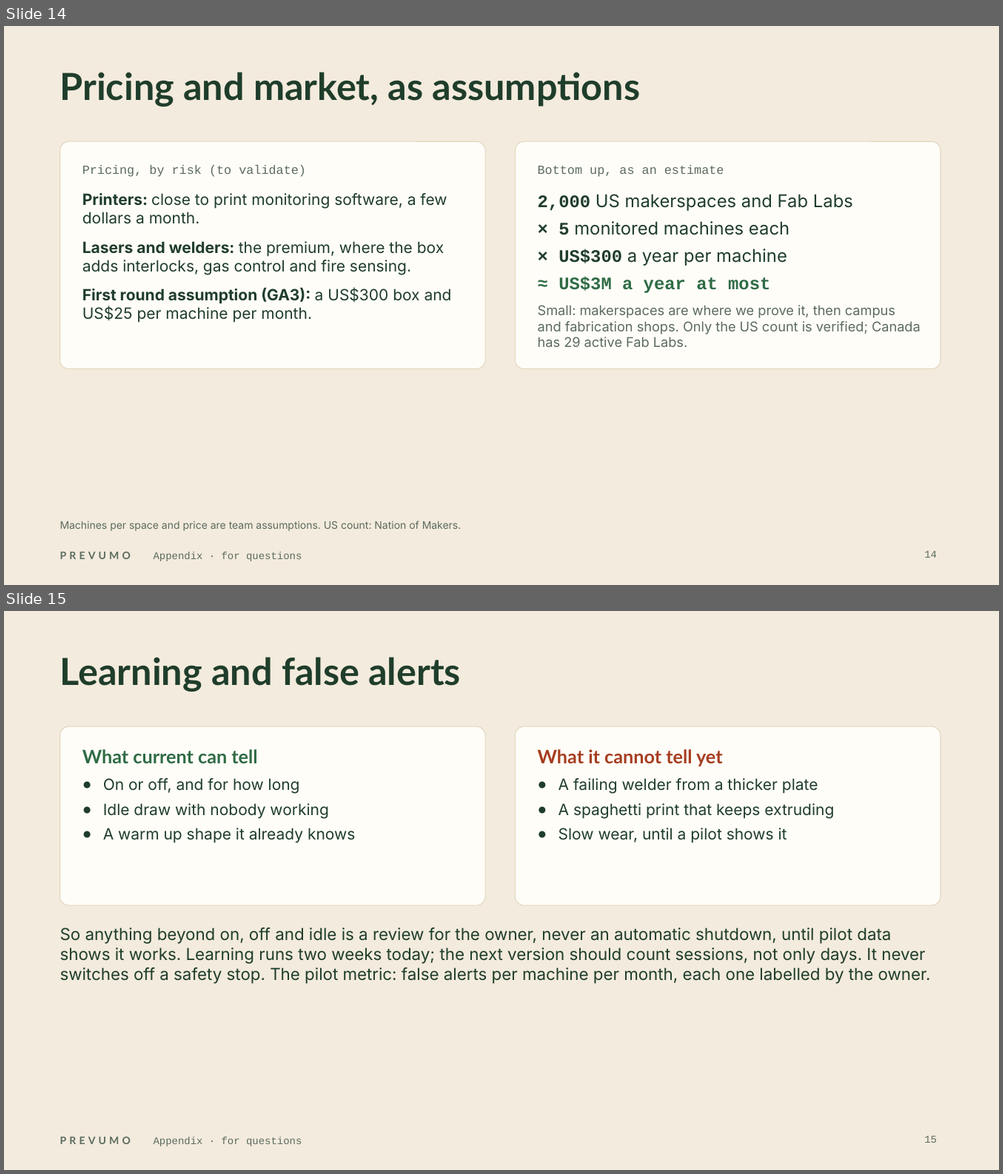
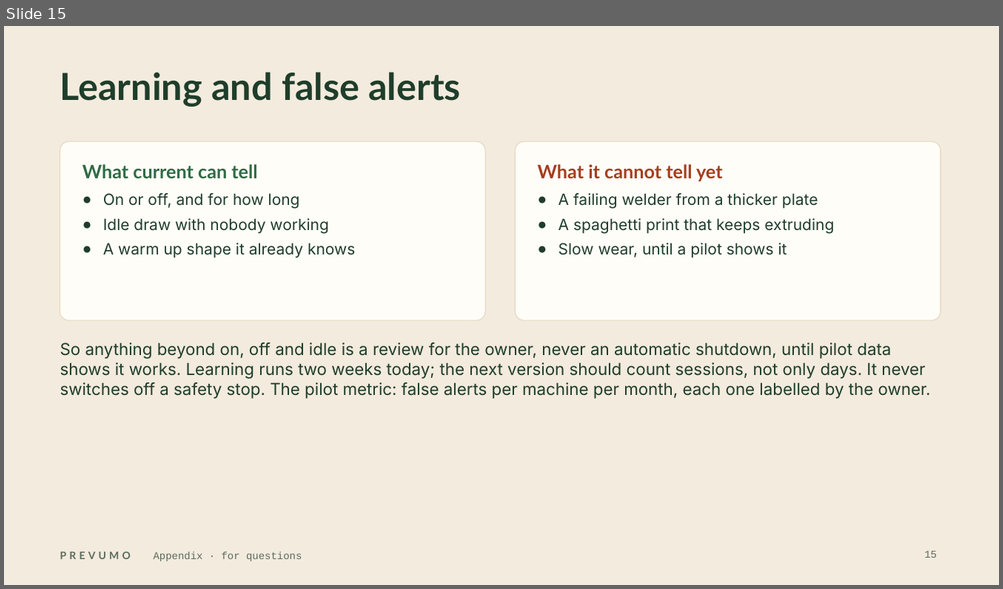
Before and after one commit to WAHB22/wahbs-world, a slide deck: prevumo/deliverables/final/PREVUMO-final.pptx. Shown one above the other, each under a label of ours: slides 14 and 15 before the commit, slide 15 after it. The pictures are 1003x1174 and 1003x589 pixels, drawn with LibreOffice and Linux fonts; fonts in the diff are those of the drawing. Boxes give left, top, right and bottom in pixels: in the first picture for what was removed or moved away, otherwise in the second. Text is boxed around its words. In the diff, an @@ line names an element or a change of style, - is before the commit and + after.

```diff
--- a/prevumo/deliverables/final/PREVUMO-final.pptx
+++ b/prevumo/deliverables/final/PREVUMO-final.pptx
@@ slide 14 removed at <box>4,26,999,585</box>, background #F3EBDD; not listed: 2 template elements that a slide beside it also shows @@
@@ title removed at <box>60,72,640,107</box> @@
-Pricing and market, as assumptions
@@ rounded rectangle removed at <box>60,141,485,369</box> @@
@@ rounded rectangle removed at <box>515,141,940,369</box> @@
@@ text removed at <box>82,165,306,177</box> @@
-Pricing, by risk (to validate)
@@ text removed at <box>538,165,724,177</box> @@
-Bottom up, as an estimate
@@ text removed at <box>82,193,452,323</box> @@
-Printers: close to print monitoring software, a few dollars a month.
-Lasers and welders: the premium, where the box adds interlocks, gas control and fire sensing.
-First round assumption (GA3): a US$300 box and US$25 per machine per month.
@@ text removed at <box>538,194,853,293</box> @@
-2,000 US makerspaces and Fab Labs
-× 5 monitored machines each
-× US$300 a year per machine
-≈ US$3M a year at most
@@ text removed at <box>538,305,920,347</box> @@
-Small: makerspaces are where we prove it, then campus and fabrication shops. Only the US count is verified; Canada has 29 active Fab Labs.
@@ text removed at <box>60,521,461,531</box> @@
-Machines per space and price are team assumptions. US count: Nation of Makers.
@@ page number removed at <box>924,551,936,558</box> @@
-14
```
Also in this commit, not shown: 7 slides changed, 3 slides added, 2 other slides removed, 11 other files.
